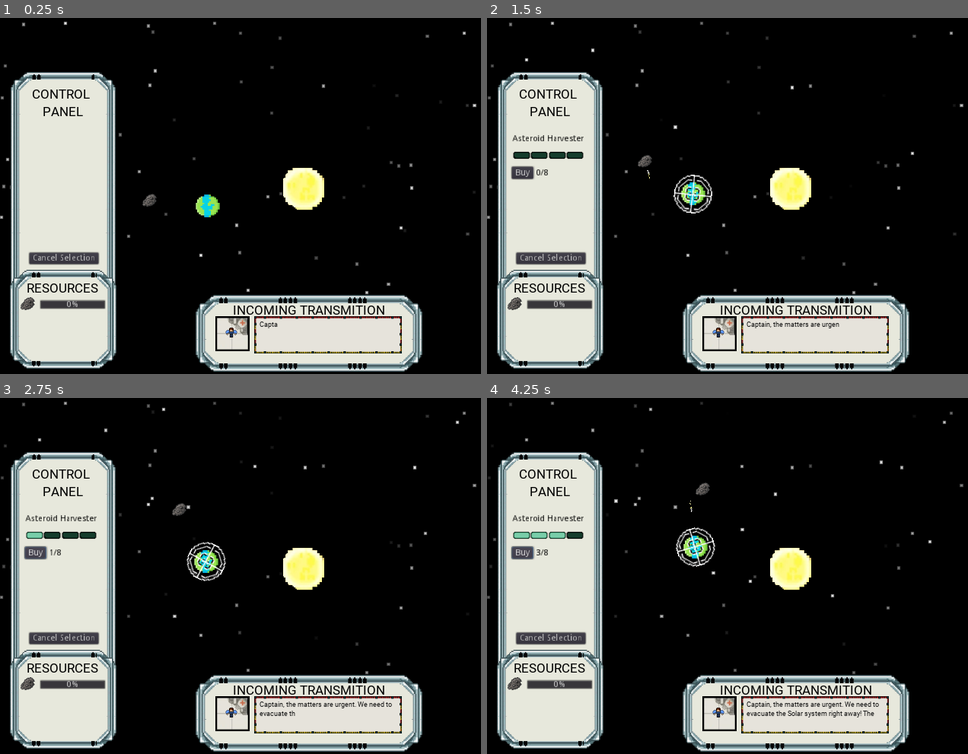
Above: before the commit, frames 1-4 (two rows, left to right).
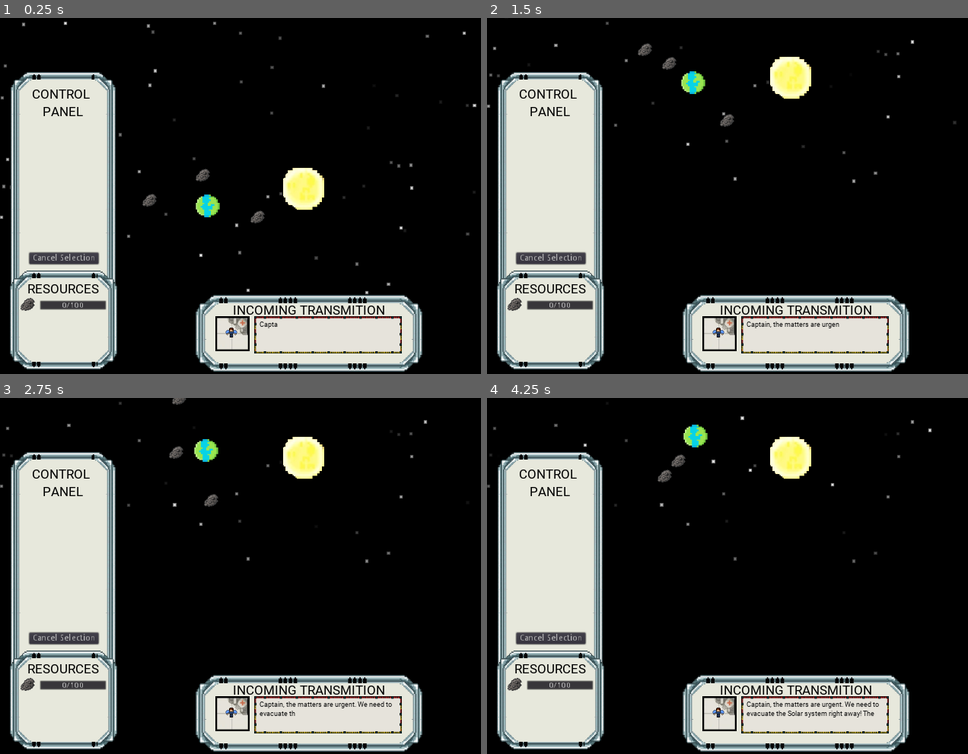
Above: after the commit, the same moments.

Repository: dev-cyprium/EndOfTheUniverse
Game: Godot game, scene res://Scenes/Main.tscn
Same seed, same stepped clock (60 frames per second), same inputs: the game is played once before the commit and once after it.
Inputs (mouse positions are in pixels of both pictures, inside the frame that each line leads up to):
- Up to frame 1 (0.25 s): no input
- Up to frame 2 (1.5 s): move the mouse to (814, 334) at 0.52 s; click (814, 334) at 0.67 s; move the mouse to (693, 196) at 1.27 s; click (693, 196) at 1.42 s
- Up to frame 3 (2.75 s): click (33, 551) at 2 s, where only the run before the commit has a clickable "Buy"
- Up to frame 4 (4.25 s): click (520, 551) at 2.75 s, where only the run before the commit has a clickable "Buy"; click (520, 551) at 3.5 s, where only the run before the commit has a clickable "Buy"

The runs differ from the first frame. In frame 1, 1.7% of the frame differs, in the area x 2-56%, y 42-99%; in frame 2, 5.5%, in the area x 0-100%, y 1-99%; in frame 3, 5.4%; in frame 4, 5.4%.

Commit message:
add panning

Diff:
--- a/Scenes/Main.tscn
+++ b/Scenes/Main.tscn
@@ -8,12 +8,16 @@
 [ext_resource path="res://Scenes/UI/GUI.tscn" type="PackedScene" id=6]
 [ext_resource path="res://Scripts/Manager.gd" type="Script" id=7]
 [ext_resource path="res://Scripts/Game/Rotate.gd" type="Script" id=8]
+[ext_resource path="res://assets/mars.png" type="Texture" id=9]
 
 [sub_resource type="CircleShape2D" id=1]
 radius = 23.7286
 
 [sub_resource type="CircleShape2D" id=2]
 radius = 17.2332
+
+[sub_resource type="CircleShape2D" id=3]
+radius = 37.342
 
 [node name="Game" type="Node2D"]
 
@@ -22,7 +26,9 @@
 ]]
 script = ExtResource( 7 )
 
-[node name="Camera2D" type="Camera2D" parent="."]
+[node name="MainCamera" type="Camera2D" parent="." groups=[
+"main_camera",
+]]
 position = Vector2( 512.773, 302.505 )
 current = true
 
@@ -70,7 +76,50 @@
 
 [node name="CollisionShape2D" type="CollisionShape2D" parent="sun/earth/asteroid/AsteroidArea"]
 shape = SubResource( 2 )
+
+[node name="asteroid#3" type="Sprite" parent="sun/earth" groups=[
+"asteroid",
+]]
+position = Vector2( -0.477913, -51.4972 )
+texture = ExtResource( 5 )
+offset = Vector2( -0.189331, -0.00512695 )
+script = ExtResource( 8 )
+rotate_speed = -6.0
+
+[node name="AsteroidArea" type="Area2D" parent="sun/earth/asteroid#3"]
+
+[node name="CollisionShape2D" type="CollisionShape2D" parent="sun/earth/asteroid#3/AsteroidArea"]
+shape = SubResource( 2 )
+
+[node name="asteroid#2" type="Sprite" parent="sun/earth" groups=[
+"asteroid",
+]]
+position = Vector2( 85.2596, 8.97049 )
+texture = ExtResource( 5 )
+offset = Vector2( -0.189331, -0.00512695 )
+script = ExtResource( 8 )
+rotate_speed = 5.0
+
+[node name="AsteroidArea" type="Area2D" parent="sun/earth/asteroid#2"]
+
+[node name="CollisionShape2D" type="CollisionShape2D" parent="sun/earth/asteroid#2/AsteroidArea"]
+shape = SubResource( 2 )
+
+[node name="mars" type="Sprite" parent="sun"]
+position = Vector2( 4.1825, -591.727 )
+texture = ExtResource( 9 )
+script = ExtResource( 8 )
+rotate_speed = 1.0
+
+[node name="Area2D" type="Area2D" parent="sun/mars"]
+
+[node name="CollisionShape2D" type="CollisionShape2D" parent="sun/mars/Area2D"]
+shape = SubResource( 3 )
 [connection signal="ResourceUpdate" from="Manager" to="UI/GUI" method="_on_Manager_ResourceUpdate"]
 [connection signal="CancelSelection" from="UI/GUI" to="Manager" method="_on_GUI_CancelSelection"]
+[connection signal="EarthGaugePress" from="UI/GUI" to="sun/earth" method="_on_GUI_EarthGaugePress"]
 [connection signal="input_event" from="sun/earth/EarthArea" to="sun/earth" method="_on_clickable_input_event"]
 [connection signal="input_event" from="sun/earth/asteroid/AsteroidArea" to="sun/earth/asteroid" method="_on_clickable_input_event"]
+[connection signal="input_event" from="sun/earth/asteroid#3/AsteroidArea" to="sun/earth/asteroid#3" method="_on_clickable_input_event"]
+[connection signal="input_event" from="sun/earth/asteroid#2/AsteroidArea" to="sun/earth/asteroid#2" method="_on_clickable_input_event"]
+[connection signal="input_event" from="sun/mars/Area2D" to="sun/mars" method="_on_clickable_input_event"]
--- a/Scenes/PlanetGauges/EarthGauge.tscn
+++ b/Scenes/PlanetGauges/EarthGauge.tscn
@@ -1,6 +1,7 @@
-[gd_scene load_steps=2 format=2]
+[gd_scene load_steps=3 format=2]
 
 [ext_resource path="res://Scenes/UI/Gauge.tscn" type="PackedScene" id=1]
+[ext_resource path="res://assets/asteroid.png" type="Texture" id=2]
 
 [node name="EarthGauge" instance=ExtResource( 1 )]
 margin_left = 0.0
@@ -11,3 +12,27 @@
 
 [node name="Wraper" parent="." index="0"]
 margin_top = 0.0
+
+[node name="Controls" parent="Wraper" index="2"]
+margin_bottom = 86.0
+
+[node name="Buy" parent="Wraper/Controls" index="0"]
+margin_bottom = 32.0
+
+[node name="Status" parent="Wraper/Controls" index="1"]
+margin_top = 9.0
+margin_bottom = 23.0
+
+[node name="TextureRect" type="TextureRect" parent="Wraper/Controls" index="2"]
+margin_left = 65.0
+margin_right = 97.0
+margin_bottom = 32.0
+texture = ExtResource( 2 )
+
+[node name="Label" type="Label" parent="Wraper/Controls" index="3"]
+margin_left = 101.0
+margin_top = 9.0
+margin_right = 109.0
+margin_bottom = 23.0
+custom_colors/font_color = Color( 0, 0, 0, 1 )
+text = "5"
--- /dev/null
+++ b/Scenes/UI/AsteroidLabel.gd
@@ -0,0 +1,4 @@
+extends Label
+
+func _on_AsteroidProgress_value_changed(value):
+	self.text = str(value) + "/100"
--- a/Scenes/UI/GUI.tscn
+++ b/Scenes/UI/GUI.tscn
@@ -9,6 +9,7 @@
 [ext_resource path="res://Scripts/UI/RichTextLabel.gd" type="Script" id=7]
 [ext_resource path="res://Scenes/PlanetGauges/EarthGauge.tscn" type="PackedScene" id=8]
 [ext_resource path="res://Scripts/UI/GUI.gd" type="Script" id=9]
+[ext_resource path="res://Scenes/UI/AsteroidLabel.gd" type="Script" id=10]
 
 [sub_resource type="DynamicFont" id=1]
 size = 22
@@ -70,10 +71,10 @@
 [node name="Resources" type="NinePatchRect" parent="."]
 anchor_top = 1.0
 anchor_bottom = 1.0
-margin_left = 8.16255
-margin_top = -177.529
-margin_right = 188.163
-margin_bottom = -11.529
+margin_left = 8.5399
+margin_top = -177.152
+margin_right = 188.54
+margin_bottom = -11.1517
 texture = ExtResource( 1 )
 patch_margin_left = 36
 patch_margin_top = 34
@@ -104,6 +105,19 @@
 margin_top = 50.095
 margin_right = 162.38
 margin_bottom = 66.095
+percent_visible = false
+__meta__ = {
+"_edit_use_anchors_": false
+}
+
+[node name="Resource" type="Label" parent="Resources/AsteroidProgress"]
+anchor_right = 1.0
+anchor_bottom = 1.0
+margin_top = 1.5094
+margin_bottom = 1.5094
+text = "0/100"
+align = 1
+script = ExtResource( 10 )
 __meta__ = {
 "_edit_use_anchors_": false
 }
@@ -238,4 +252,6 @@
 __meta__ = {
 "_edit_use_anchors_": false
 }
+[connection signal="value_changed" from="Resources/AsteroidProgress" to="Resources/AsteroidProgress/Resource" method="_on_AsteroidProgress_value_changed"]
+[connection signal="ButtonPresss" from="Extra/EarthGauge" to="." method="_on_EarthGauge_ButtonPresss"]
 [connection signal="pressed" from="Button" to="." method="_on_Button_pressed"]
--- a/Scripts/Game/Earth.gd
+++ b/Scripts/Game/Earth.gd
@@ -1,11 +1,24 @@
 extends "./Rotate.gd"
 var rocket = preload("res://Scenes/GameObject/Rocket.tscn")
 var spawn = null
+var manager = null
+var firstRocket = true
 
 func _ready():
+	manager = get_tree().get_nodes_in_group("manager")[0]
 	spawn = find_node("RocketSpawnPoint")
-	spawn_rocket()
 
 func spawn_rocket():
 	var node = rocket.instance()
 	spawn.add_child(node)
+
+func _on_GUI_EarthGaugePress(gauge):
+	if firstRocket:
+		firstRocket = false
+		gauge.increase_count()
+		spawn_rocket()
+	else:
+		if manager.get_resource("asteroid") >= 5:
+			manager.incr_resource("asteroid", -5)
+			gauge.increase_count()
+			spawn_rocket()
--- a/Scripts/Game/Rocket.gd
+++ b/Scripts/Game/Rocket.gd
@@ -9,7 +9,8 @@
 var asteroidInsideFrame = false
 
 func asteroid():
-	return get_tree().get_nodes_in_group("asteroid")[0]
+	var asteroids = get_tree().get_nodes_in_group("asteroid")
+	return asteroids[randi() % asteroids.size()]
 
 func _ready():
 	manager = get_tree().get_nodes_in_group("manager")[0]
@@ -62,7 +63,7 @@
 
 
 func _on_KinematicBody2D_area_shape_entered(_area_id, area, _b, _c):
-	if (target.name == "asteroid" and area.name == "AsteroidArea"):
+	if (target.is_in_group("asteroid") and area.name == "AsteroidArea"):
 		insideAsteroid = true
 	if (target.name != "asteroid" and area.name == "EarthArea"):
 		insideEarth = true
--- a/Scripts/Manager.gd
+++ b/Scripts/Manager.gd
@@ -30,6 +30,9 @@
 	resources[type] += amt
 	emit_signal("ResourceUpdate", resources)
 
+func get_resource(type):
+	return resources[type]
+
 func _on_GUI_CancelSelection():
 	if prevParent:
 		prevParent.remove_child(go)
@@ -37,3 +40,7 @@
 		for node in nodes:
 			node.hide()
 	prevParent = null
+
+
+func _on_clickable_input_event(viewport, event, shape_idx):
+	pass # Replace with function body.
--- a/Scripts/UI/GUI.gd
+++ b/Scripts/UI/GUI.gd
@@ -1,14 +1,45 @@
 extends Control
 
 signal CancelSelection
+signal EarthGaugePress
 var asteroid_progress = null
+var camera = null
+var pan_top = false
+var pan_bottom = false
+export var pan_speed = 250.0
+export var pan_edge = 35
 
 func _ready():
+	camera = get_tree().get_nodes_in_group("main_camera")[0]
 	asteroid_progress = find_node("AsteroidProgress")
 
 func _on_Button_pressed():
 	emit_signal("CancelSelection")
 
-
 func _on_Manager_ResourceUpdate(resources):
 	asteroid_progress.value = resources["asteroid"]
+
+func _on_EarthGauge_ButtonPresss(gauge):
+	emit_signal("EarthGaugePress", gauge)
+
+func _process(delta):
+	if pan_top:
+		camera.position.y -= delta * pan_speed
+
+	if pan_bottom:
+		camera.position.y += delta * pan_speed
+
+
+func _input(event):
+	if event is InputEventMouseMotion:
+		if event.position.y < pan_edge:
+			pan_top = true
+
+		if event.position.y > pan_edge:
+			pan_top = false
+
+		if event.position.y > get_viewport().size.y - pan_edge:
+			pan_bottom = true
+
+		if event.position.y < get_viewport().size.y - pan_edge:
+			pan_bottom = false
--- a/Scripts/UI/Switch.gd
+++ b/Scripts/UI/Switch.gd
@@ -5,6 +5,7 @@
 export(Texture) var off_state;
 export(Texture) var super_state;
 
+signal ButtonPresss
 signal StateChanged
 var state = 0
 
@@ -12,10 +13,14 @@
 	for child in get_child(0).get_child(1).get_children():
 		child.texture = off_state;
 
-func _on_Buy_pressed():
-	if state + 1 > 8:
+func increase_count():
+	state = state + 1
+	on_state_change()
+
+func on_state_change():
+	if state > 8:
 		return
-	state = state + 1
+
 	emit_signal("StateChanged", state)
 	var i = 0
 	for child in get_child(0).get_child(1).get_children():
@@ -27,3 +32,6 @@
 			if i < state:
 				child.texture = on_state
 		i += 1
+
+func _on_Buy_pressed():
+	emit_signal("ButtonPresss", self)
Not shown: 1 places in Scenes/Main.tscn that only renumber resources
Not shown: 1 places in Scenes/UI/GUI.tscn that only renumber resources
Binary file added: assets/mars.png
Not shown, added: assets/mars.png.import
